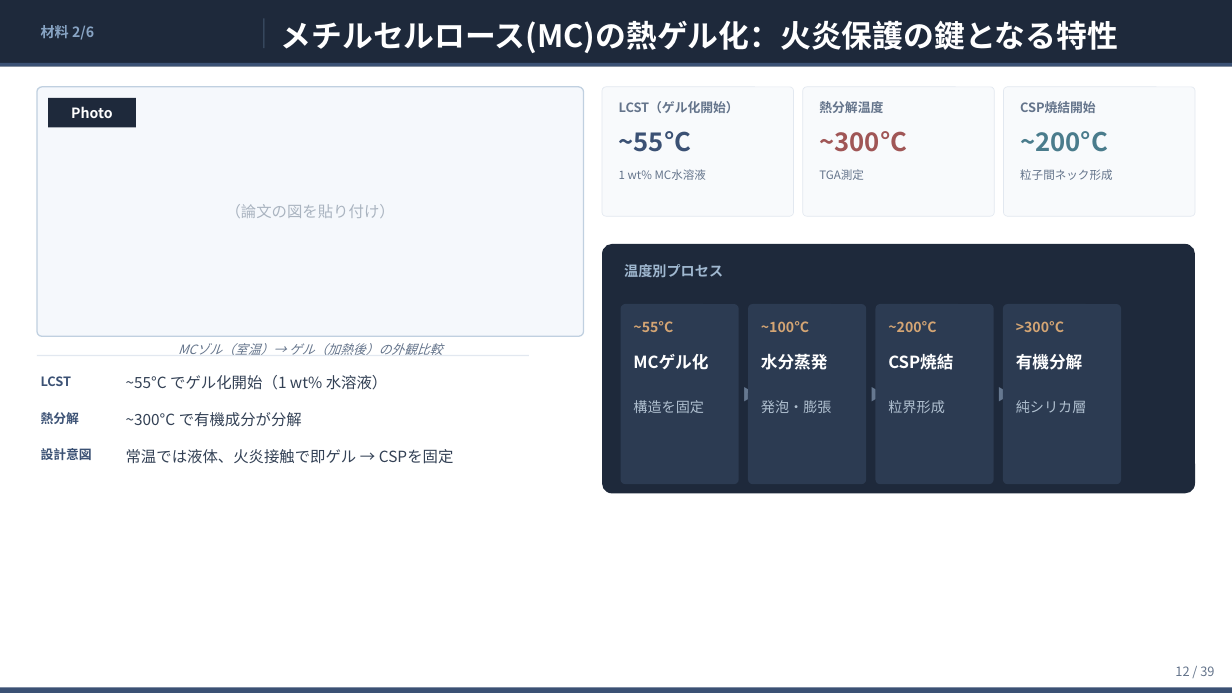
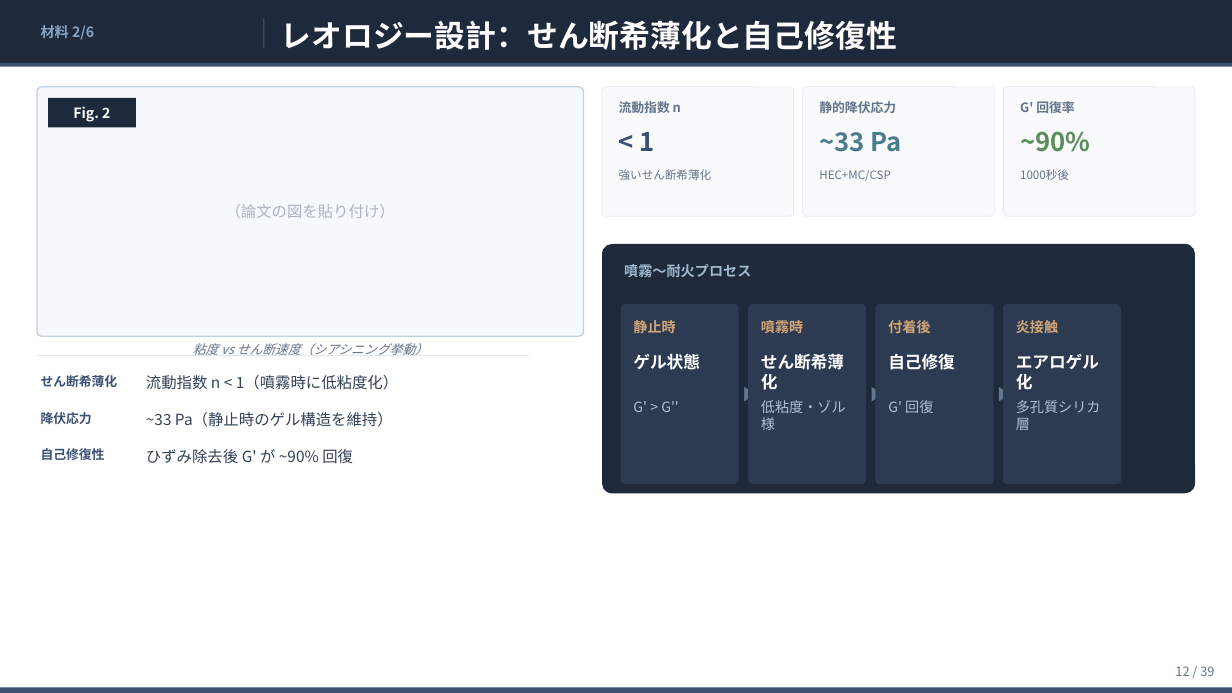
Before and after one commit to ytaisei0525-design/my-first-claude, a slide deck: slide 12 of slides.pptx. Drawn at 1232x693 pixels with LibreOffice and Linux fonts; fonts in the diff are those of the drawing. Boxes give left, top, right and bottom in pixels: in the first picture for what was removed or moved away, otherwise in the second. Text is boxed around its words. In the diff, an @@ line names an element or a change of style, - is before the commit and + after.

```diff
--- a/slides.pptx
+++ b/slides.pptx
@@ text at bbox=[281, 20, 897, 50]: text changed @@
-メチルセルロース(MC)の熱ゲル化：火炎保護の鍵となる特性
+レオロジー設計：せん断希薄化と自己修復性
@@ text at bbox=[73, 106, 110, 122]: text changed @@
-Photo
+Fig. 2
@@ text at bbox=[619, 101, 681, 113]: text changed @@
-LCST（ゲル化開始）
+流動指数 n
@@ text at bbox=[819, 101, 896, 113]: text changed @@
-熱分解温度
+静的降伏応力
@@ text at bbox=[1020, 101, 1074, 113]: text changed @@
-CSP焼結開始
+G' 回復率
@@ text at bbox=[640, 132, 655, 151]: text changed @@
-~55°C
+< 1
@@ text at bbox=[819, 132, 902, 152]: text changed; text colour #A05656 to #4A7C8C @@
-~300°C
+~33 Pa
@@ text at bbox=[1020, 131, 1090, 152]: text changed; text colour #4A7C8C to #5B8C5A @@
-~200°C
+~90%
@@ text at bbox=[619, 169, 711, 180]: text changed @@
-1 wt% MC水溶液
+強いせん断希薄化
@@ text at bbox=[819, 170, 890, 181]: text changed @@
-TGA測定
+HEC+MC/CSP
@@ text at bbox=[1020, 169, 1069, 180]: text changed @@
-粒子間ネック形成
+1000秒後
@@ text at bbox=[624, 264, 751, 277]: text changed @@
-温度別プロセス
+噴霧〜耐火プロセス
@@ text at bbox=[633, 320, 675, 333]: text changed @@
-~55°C
+静止時
@@ text at bbox=[761, 318, 803, 336]: text changed @@
-~100°C
+噴霧時
@@ text at bbox=[888, 320, 930, 333]: text changed @@
-~200°C
+付着後
@@ text at bbox=[1016, 320, 1058, 333]: text changed @@
->300°C
+炎接触
@@ text at bbox=[193, 343, 428, 355]: text changed @@
-MCゾル（室温）→ ゲル（加熱後）の外観比較
+粘度 vs せん断速度（シアシニング挙動）
@@ text at bbox=[633, 353, 700, 370]: text changed @@
-MCゲル化
+ゲル状態
@@ text at bbox=[761, 353, 844, 390]: text changed @@
-水分蒸発
+せん断希薄化
@@ text at bbox=[888, 354, 955, 370]: text changed @@
-CSP焼結
+自己修復
@@ text at bbox=[1016, 354, 1099, 390]: text changed @@
-有機分解
+エアロゲル化
@@ text at bbox=[41, 375, 118, 387]: text changed @@
-LCST
+せん断希薄化
@@ text at bbox=[146, 375, 398, 390]: text changed @@
-~55°C でゲル化開始（1 wt% 水溶液）
+流動指数 n < 1（噴霧時に低粘度化）
@@ text at bbox=[41, 412, 92, 424]: text changed @@
-熱分解
+降伏応力
@@ text at bbox=[146, 412, 393, 427]: text changed @@
-~300°C で有機成分が分解
+~33 Pa（静止時のゲル構造を維持）
@@ text at bbox=[633, 401, 679, 412]: text changed @@
-構造を固定
+G' > G''
@@ text at bbox=[761, 400, 846, 430]: text changed @@
-発泡・膨張
+低粘度・ゾル様
@@ text at bbox=[888, 400, 933, 413]: text changed @@
-粒界形成
+G' 回復
@@ text at bbox=[1016, 400, 1101, 430]: text changed @@
-純シリカ層
+多孔質シリカ層
@@ text at bbox=[41, 448, 105, 460]: text changed @@
-設計意図
+自己修復性
@@ text at bbox=[146, 449, 353, 464]: text changed @@
-常温では液体、火炎接触で即ゲル → CSPを固定
+ひずみ除去後 G' が ~90% 回復
```
Also in this commit, not shown: 1 other slide changed, 5 other files.
